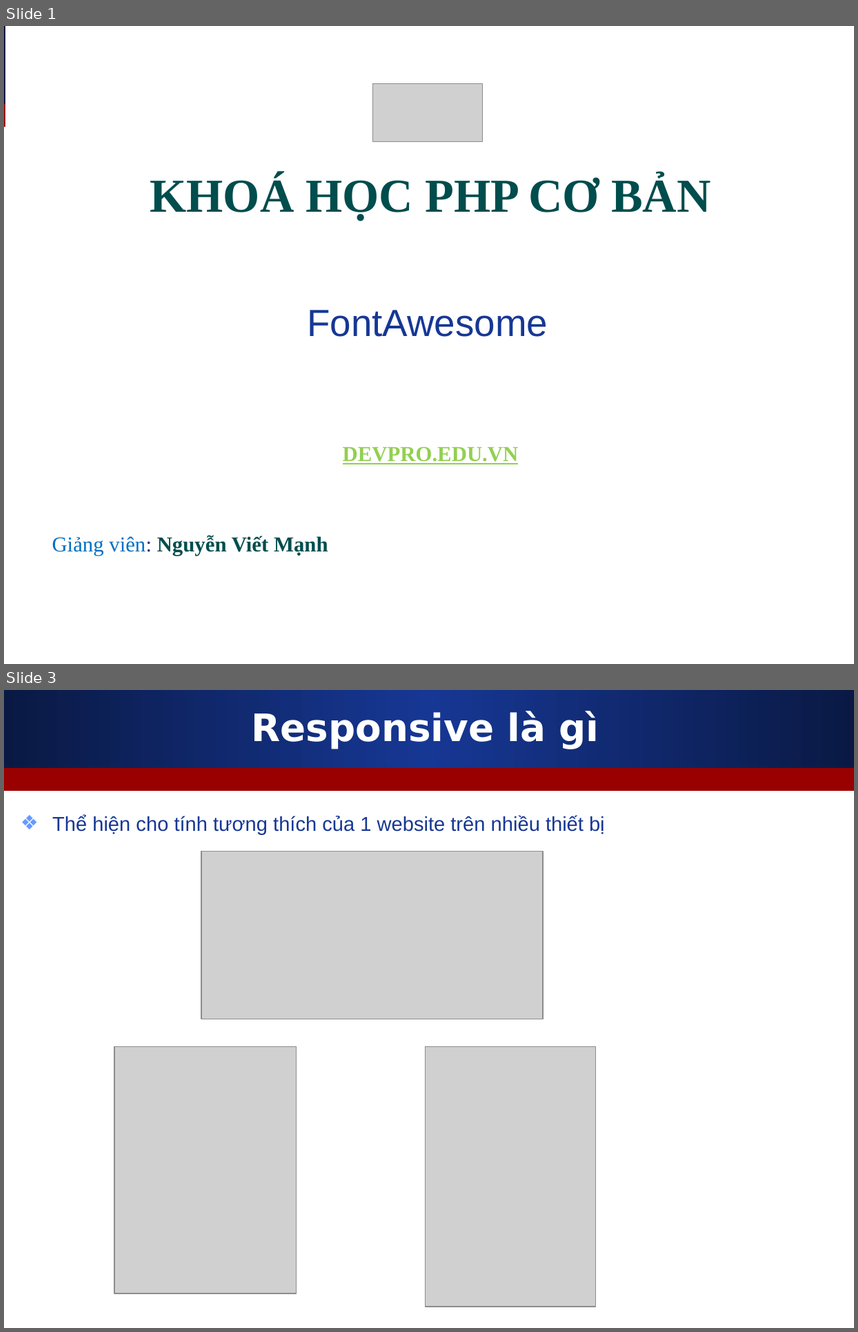
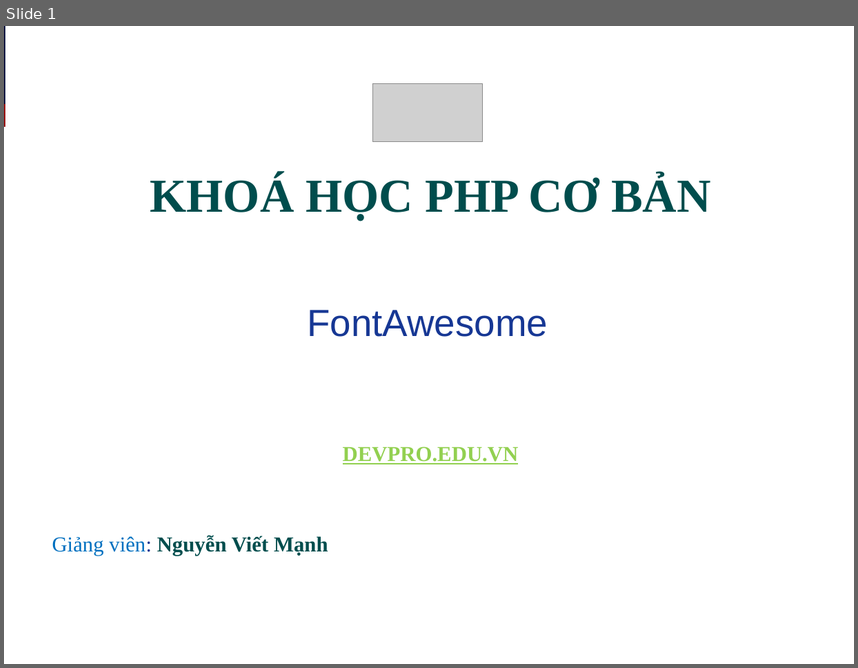
Before and after one commit to melng124/php39_devpro, a slide deck: Day5_FontAwesome_Thuc_hanh_Bootstrap/Slide_bai_giang/FontAwesome.ppt. Shown one above the other, each under a label of ours: slides 1 and 3 before the commit, slide 1 after it; the slides between them are not shown. The pictures are 858x1332 and 858x668 pixels, drawn with LibreOffice and Linux fonts; fonts in the diff are those of the drawing; grey boxes stand for pictures. Boxes give left, top, right and bottom in pixels: in the first picture for what was removed or moved away, otherwise in the second. Text is boxed around its words. In the diff, an @@ line names an element or a change of style, - is before the commit and + after.

```diff
--- a/Day5_FontAwesome_Thuc_hanh_Bootstrap/Slide_bai_giang/FontAwesome.ppt
+++ b/Day5_FontAwesome_Thuc_hanh_Bootstrap/Slide_bai_giang/FontAwesome.ppt
@@ slide 3 removed at [4, 690, 854, 1328], background #FFFFFF; not listed: 2 template elements that a slide beside it also shows @@
@@ title removed at [252, 711, 599, 749] @@
-Responsive là gì
@@ text removed at [52, 815, 605, 834] @@
-❖ Thể hiện cho tính tương thích của 1 website trên nhiều thiết bị
@@ picture removed at [201, 851, 543, 1019] @@
@@ picture removed at [114, 1046, 297, 1292] @@
@@ picture removed at [426, 1046, 595, 1306] @@
```
Also in this commit, not shown: 2 slides changed, 2 slides added, 4 other slides removed, 1 other file.
